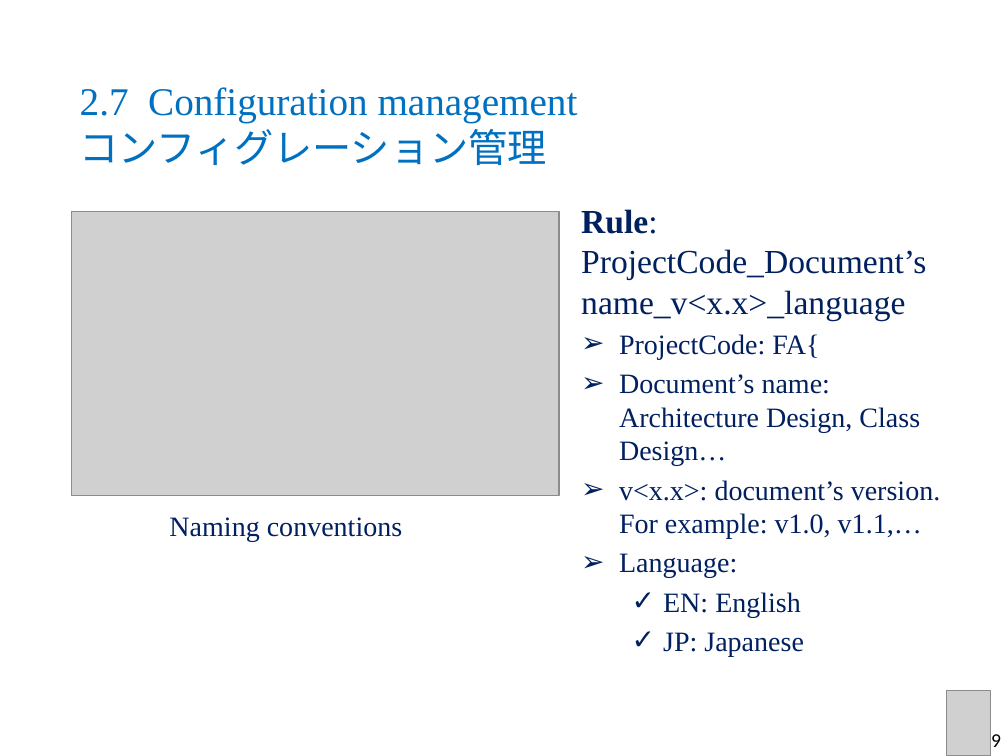
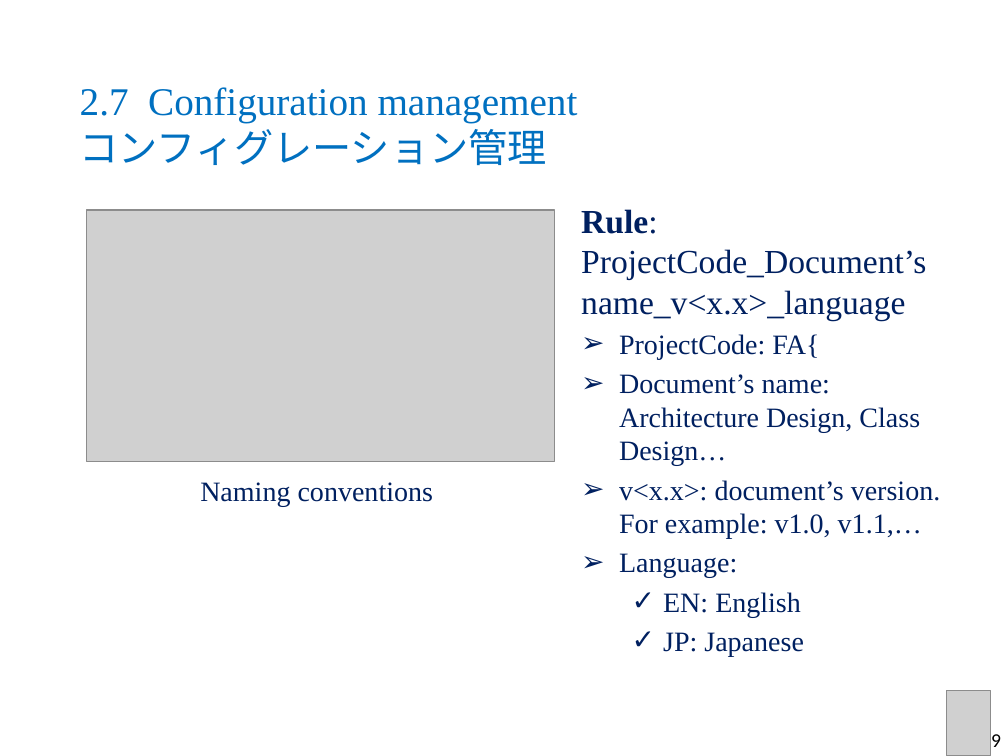
Before and after one commit to sangnvus/2015FALLJS01, a slide deck: slide 23 of WIP/Documents/Report 6/DDL_Slide_v1.1.pptx (slide 22 before the commit). Drawn at 1008x756 pixels with LibreOffice and Linux fonts; fonts in the diff are those of the drawing; grey boxes stand for pictures; background and template pictures are left out. Boxes give left, top, right and bottom in pixels: in the first picture for what was removed or moved away, otherwise in the second. Text is boxed around its words. In the diff, an @@ line names an element or a change of style, - is before the commit and + after.

```diff
--- a/WIP/Documents/Report 6/DDL_Slide_v1.1.pptx
+++ b/WIP/Documents/Report 6/DDL_Slide_v1.1.pptx
@@ picture: place and size @@
-picture at <box>72,212,558,496</box>
+picture at <box>87,210,554,462</box>
@@ text "Naming conventions": place and size @@
-text "Naming conventions" at <box>169,517,402,542</box>
+text "Naming conventions" at <box>200,482,433,506</box>
```
Also in this commit, not shown: 30 other slides changed, 1 slide added.
